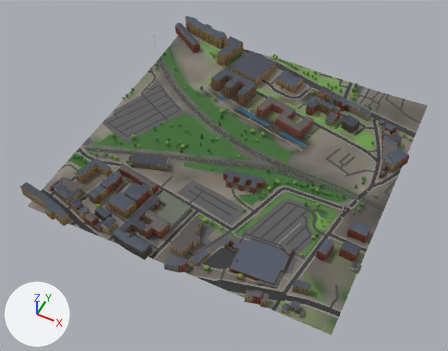
One commit to the glTF model glasgow-subway/data/city/city_11_5.glb: the scene before it, then after it.
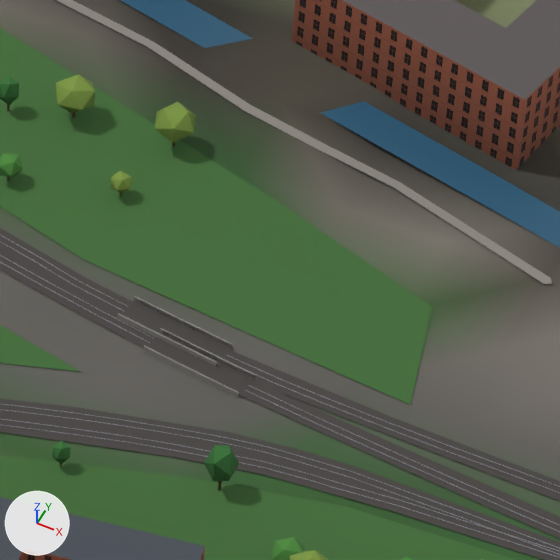
The first picture shows the older version from a 50 mm camera at (2448.0, -909.0, 767.0) aimed at (2137.0, -288.0, -10.0). The close-ups show the older and then the newer version on the part from 55% to 68% of the width and 34% to 51% of the height of that picture. Only the edits that show in the close-ups are written down. Every picture has the same lights, and +X, +Y and +Z are marked at lower left. Where no turn or scale is listed for an object, it has been applied to the vertices. Vertices at exactly the same position are counted once.

Objects in the first close-up: 'buildings_11_5', 'green_11_5', 'green_tree_b.047', 'green_tree_b.049', 'green_tree_c.032', 'rail_11_5', 'roads_11_5', 'terrain_11_5', 'water_11_5' and 6 more.
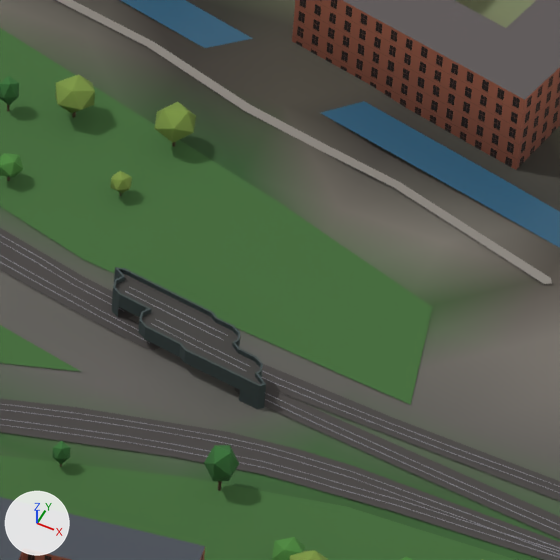
What the commit changed:
me_rail_11_5 is used by ob_rail_11_5; location (2125.8, -199.9, 19.3).
me_rail_11_5 had 1564 vertices, 1567 faces and spanned x -274.0..274.0, y -161.0..161.0, z -5.0..5.0.
me_rail_11_5 now has 1560 vertices, 1505 faces and spans x -274.0..274.0, y -161.0..161.0, z -5.0..5.0.
me_rail_11_5 part 1: the loose piece of 40 vertices spanning x 57.0..78.0, y -52.0..-44.0, z -3.0..-1.0 is deleted.
Part 2, on me_rail_11_5:
34 vertices are removed from x 50.0..71.0, y -47.0..-39.0, z -3.0..-1.0.
64 faces are deleted.
6 vertices move from x 57.0..70.0, y -47.0..-40.0, z -1.0 to x 49.0..71.0, y -44.0..-38.0, z 3.0.
58 vertices are added at x 46.0..82.0, y -53.0..-38.0, z 3.0.
12 new vertices lie (5.0, -1.0, 0.0) away from vertices in x 50.0..72.0, y -49.0..-42.0, z 3.0.
66 new faces join them.
me_roads_11_5 is used by ob_roads_11_5; location (2150.0, -250.0, 19.5).
me_roads_11_5 had 2486 vertices, 2436 faces and spanned x -250.0..250.0, y -250.0..250.0, z -7.0..7.0.
me_roads_11_5 now has 2905 vertices, 2935 faces and spans x -250.0..250.0, y -250.0..250.0, z -7.0..7.0.
me_roads_11_5 part 3: a new loose piece of 163 vertices spanning x 22.0..58.0, y -3.0..13.0, z -3.0..4.0, in mat_mat_bridge.
Other edits to the shape of me_roads_11_5 do not show in these pictures.

Location of each change, [x1, y1, x2, y2] in pixels of the close-ups (560 x 560 px; the box of a moved part takes in the faces that stretch with it):
'roads_11_5', reshaped: before [57, 0, 552, 284]; after [57, 0, 552, 409]
part 1 of me_rail_11_5, deleted: before [144, 328, 255, 398]
part 2 of me_rail_11_5, moved or reshaped: before [118, 296, 233, 366]; after [116, 274, 262, 390]
part 3 of me_roads_11_5, added: after [112, 267, 266, 409]
